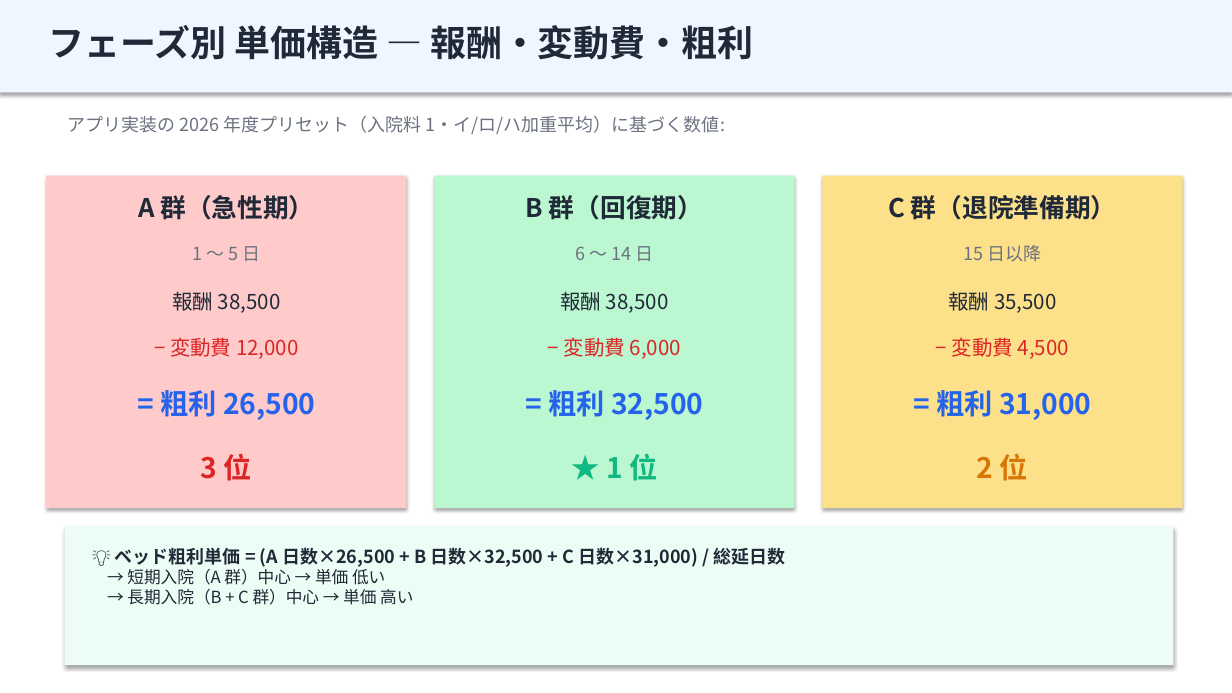
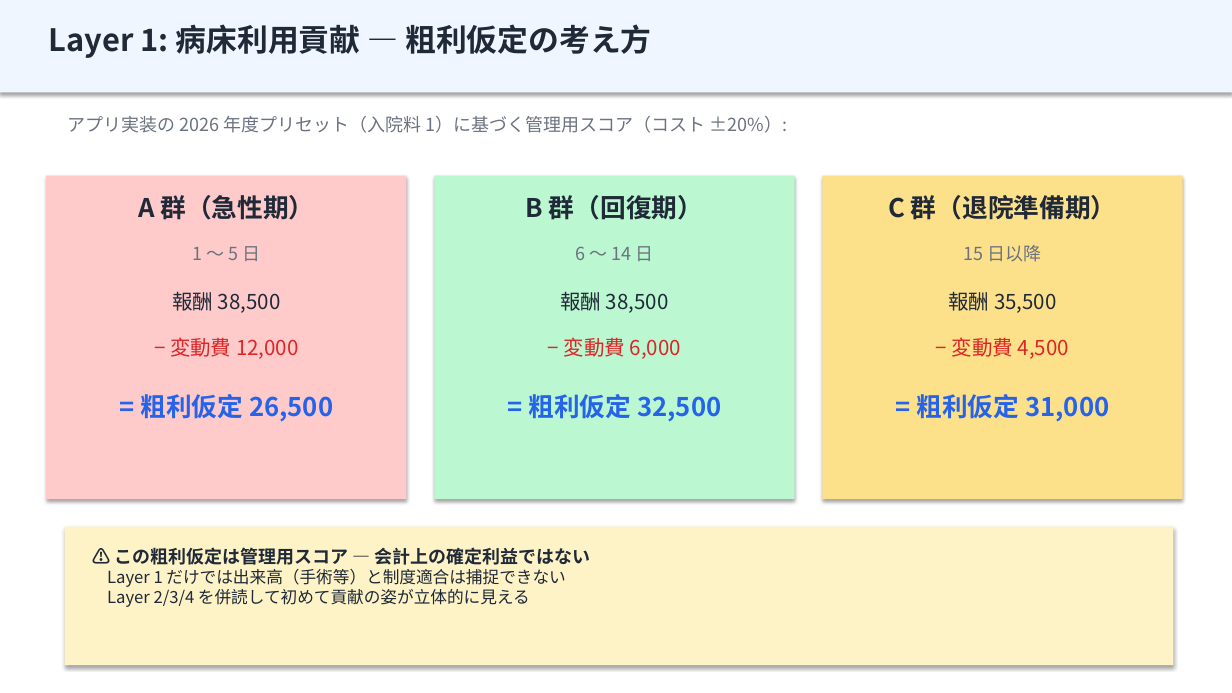
Before and after one commit to torukubota2023/bed-control-simulator, a slide deck: slide 5 of docs/admin/医師別KPI解析_運営会議プレゼン_2026-05-04.pptx (slide 6 before the commit). Drawn at 1232x693 pixels with LibreOffice and Linux fonts; fonts in the diff are those of the drawing. Boxes give left, top, right and bottom in pixels: in the first picture for what was removed or moved away, otherwise in the second. Text is boxed around its words. In the diff, an @@ line names an element or a change of style, - is before the commit and + after.

```diff
--- a/docs/admin/医師別KPI解析_運営会議プレゼン_2026-05-04.pptx
+++ b/docs/admin/医師別KPI解析_運営会議プレゼン_2026-05-04.pptx
@@ text at (49, 24, 651, 58): text changed; size 28 to 24 pt @@
-フェーズ別 単価構造 — 報酬・変動費・粗利
+Layer 1: 病床利用貢献 — 粗利仮定の考え方
@@ text at (67, 116, 788, 133): text changed @@
-アプリ実装の 2026 年度プリセット（入院料 1・イ/ロ/ハ加重平均）に基づく数値:
+アプリ実装の 2026 年度プリセット（入院料 1）に基づく管理用スコア（コスト ±20%）:
@@ rectangle: place and size @@
-rectangle at (46, 176, 407, 508)
+rectangle at (46, 176, 407, 499)
@@ rectangle: place and size @@
-rectangle at (434, 176, 795, 508)
+rectangle at (434, 176, 795, 499)
@@ rectangle: place and size @@
-rectangle at (823, 176, 1183, 508)
+rectangle at (823, 176, 1183, 499)
@@ text at (140, 394, 333, 422): text changed; size 22 to 20 pt @@
-= 粗利 26,500
+= 粗利仮定 26,500
@@ text at (529, 394, 721, 422): text changed; size 22 to 20 pt @@
-= 粗利 32,500
+= 粗利仮定 32,500
@@ text at (917, 394, 1109, 422): text changed; size 22 to 20 pt @@
-= 粗利 31,000
+= 粗利仮定 31,000
@@ text removed at (201, 453, 252, 481) @@
-3 位
@@ text removed at (606, 453, 657, 481) @@
-★ 1 位
@@ text removed at (977, 454, 1028, 481) @@
-2 位
@@ rectangle at (65, 527, 1174, 665): fill #ECFDF5 to #FEF3C7 @@
@@ text at (107, 547, 590, 607): text changed; size 14 to 13 pt; bold off @@
-💡 ベッド粗利単価 = (A 日数×26,500 + B 日数×32,500 + C 日数×31,000) / 総延日数
-→ 短期入院（A 群）中心 → 単価 低い
-→ 長期入院（B + C 群）中心 → 単価 高い
+⚠️ この粗利仮定は管理用スコア — 会計上の確定利益ではない
+Layer 1 だけでは出来高（手術等）と制度適合は捕捉できない
+Layer 2/3/4 を併読して初めて貢献の姿が立体的に見える
```
Also in this commit, not shown: 9 other slides changed, 11 slides added, 9 slides removed, 21 other files.
